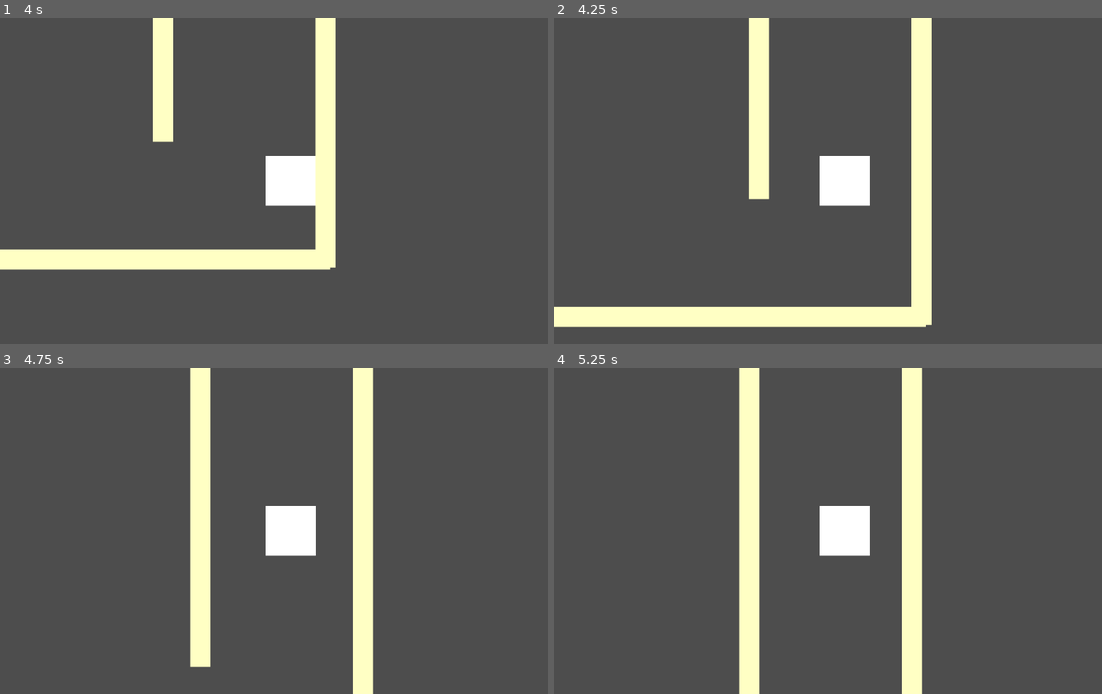
Above: before the commit, frames 1-4 (two rows, left to right).
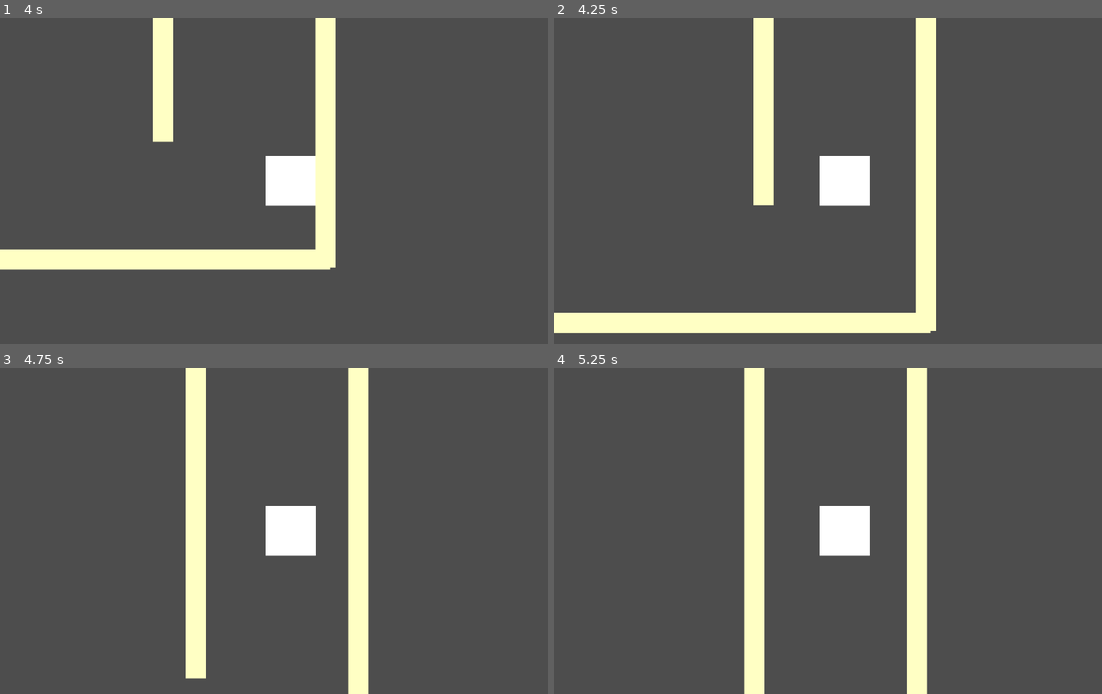
Above: after the commit, the same moments.

Repository: Zandra7/Underchurch
Game: Godot game, scene res://main.tscn
Two runs of this game, one before a commit and one after it. Both use one fixed random seed, a clock stepped at 60 frames per second and the inputs below.
Inputs:
- Up to frame 1 (4 s): hold D (p1right) 0.53-2.03 s; tap W (p1jump) at 0.6, 0.77, 1.07, 1.52, 1.55, 1.82, 2.3, 2.85, 3.02, 3.32, 3.77, 3.8 s; tap Left (p2left) at 1.35, 3.6 s; hold A (p1left) 2.03-2.78 s; tap Right (p2right) at 2.1 s; hold D (p1right) from 2.78 s (still down)
- Up to frame 2 (4.25 s): keep holding D (p1right); tap W (p1jump) at 4.07 s
- Up to frame 3 (4.75 s): release D (p1right) at 4.28 s; hold A (p1left) from 4.28 s (still down); tap Right (p2right) at 4.35 s; tap W (p1jump) at 4.52, 4.55 s
- Up to frame 4 (5.25 s): tap W (p1jump) at 4.82, 5.1 s; release A (p1left) at 5.03 s; hold D (p1right) from 5.03 s (still down)

Frame 1 is identical in both runs. In frame 2, 5.4% of the frame differs, in the area x 0-70%, y 0-97%; in frame 3, 3.6%; in frame 4, 4.0%.

Commit message:
Fjernet timer
Byttet ut timer med at man kan bevege seg igjen etter at man treffer bakken.

Diff:
--- a/Player1.gd
+++ b/Player1.gd
@@ -33,20 +33,16 @@
 		elif is_on_wall() and whichWall == "right":
 			velocity.y = JUMP_VELOCITY - 200
 			velocity.x = JUMP_VELOCITY - AIR_SPEED
-			$Timer.start()
 			jumpDelay = true
-			await $Timer.timeout
 			print("RIGHT")
-			jumpDelay = false
 		elif is_on_wall() and whichWall == "left":
 			velocity.y = JUMP_VELOCITY - 200
 			velocity.x = JUMP_VELOCITY *-1 + AIR_SPEED
-			$Timer.start()
 			jumpDelay = true
-			await $Timer.timeout
 			print("LEFT")
+
+		if is_on_floor():
 			jumpDelay = false
-
 
 	var direction = Input.get_axis("p1left", "p1right")
 	if	jumpDelay == false:
--- a/main.tscn
+++ b/main.tscn
@@ -27,8 +27,6 @@
 scale = Vector2(0.498125, 0.497414)
 
 [node name="Camera2D" type="Camera2D" parent="Player1"]
-
-[node name="Timer" type="Timer" parent="Player1"]
 
 [node name="RayCastRight" type="RayCast2D" parent="Player1"]
 target_position = Vector2(24, 0.6)
Not shown: 1 places in main.tscn that only renumber resources
